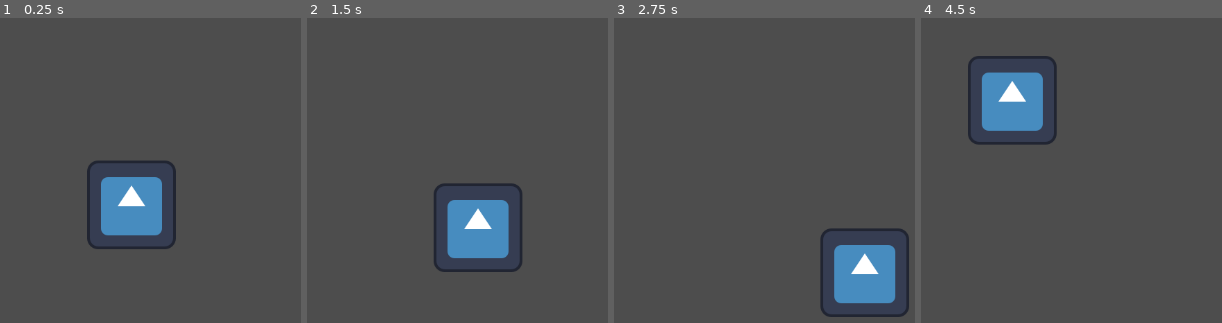
Above: before the commit, frames 1-4 (left to right).
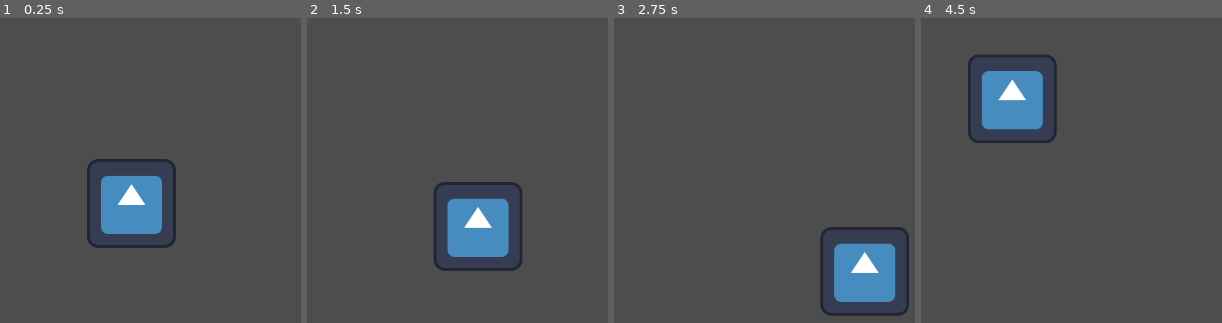
Above: after the commit, the same moments.

Repository: icebear-mc/Genesis
Game: Godot game, scene res://scenes/world.tscn
The game is run twice, just before and just after one commit, with the same random seed, the same clock (stepped at 60 frames per second) and the same inputs. The engine's default icon, where the game draws it, is replaced by a stand-in: a white triangle on a blue panel in a dark square.
Inputs (mouse positions are in pixels of both pictures, inside the frame that each line leads up to):
- Up to frame 1 (0.25 s): no input
- Up to frame 2 (1.5 s): tap Enter at 0.5 s; move the mouse to (outside the picture) at 0.52 s; click (outside the picture) at 0.67 s; tap Space at 1.25 s; drag from (outside the picture) to (397, 292) at 1.27 s
- Up to frame 3 (2.75 s): tap Enter at 2 s; move the mouse to (824, 103) at 2.02 s; click (824, 103) at 2.17 s
- Up to frame 4 (4.5 s): tap Space at 2.75, 4.25 s; drag from (1011, 292) to (outside the picture) at 2.77 s; tap Enter at 3.5 s; move the mouse to (outside the picture) at 3.52 s; click (outside the picture) at 3.67 s; drag from (outside the picture) to (933, 91) at 4.27 s

The runs differ from the first frame. In frame 1, 0.7% of the frame differs, in the area x 29-58%, y 46-76%; in frame 2, 0.7%; in frame 3, 0.6%; in frame 4, 0.9%, in the area x 15-45%, y 12-42%.

Commit message:
Version Update: Factory Birth
adding a seperate node for the factorys, adding a global script for the variables, adding variable controls for mouse movements

Diff:
--- a/project.godot
+++ b/project.godot
@@ -11,10 +11,14 @@
 [application]
 
 config/name="Genesis"
-config/version="0.0.3"
+config/version="0.1.0"
 run/main_scene="uid://cxwoig5vohwof"
 config/features=PackedStringArray("4.6", "GL Compatibility")
 config/icon="res://assets/icons/icon.svg"
+
+[autoload]
+
+Vars="*uid://crvfafrk7pffb"
 
 [physics]
 
--- /dev/null
+++ b/scenes/factory.tscn
@@ -0,0 +1,10 @@
+[gd_scene format=3 uid="uid://i1llvpr4t60a"]
+
+[ext_resource type="Script" uid="uid://birg1r62jnneh" path="res://scripts/factory.gd" id="1_lmr8u"]
+[ext_resource type="Texture2D" uid="uid://c8clireu31ku4" path="res://assets/icons/icon.svg" id="2_1adwy"]
+
+[node name="Factory" type="Node2D" unique_id=1785093742]
+script = ExtResource("1_lmr8u")
+
+[node name="Icon" type="Sprite2D" parent="." unique_id=263640437]
+texture = ExtResource("2_1adwy")
--- a/scenes/world.tscn
+++ b/scenes/world.tscn
@@ -1,13 +1,11 @@
 [gd_scene format=3 uid="uid://cxwoig5vohwof"]
 
 [ext_resource type="Script" uid="uid://bc322lg8cao7v" path="res://scripts/camera.gd" id="1_nnsk1"]
-[ext_resource type="Texture2D" uid="uid://c8clireu31ku4" path="res://assets/icons/icon.svg" id="2_rwgxs"]
+[ext_resource type="PackedScene" uid="uid://i1llvpr4t60a" path="res://scenes/factory.tscn" id="2_rwgxs"]
 
-[node name="Node2D" type="Node2D" unique_id=1580335908]
+[node name="World" type="Node2D" unique_id=1580335908]
 
-[node name="Camera2D" type="Camera2D" parent="." unique_id=550772349]
+[node name="Camera" type="Camera2D" parent="." unique_id=550772349]
 script = ExtResource("1_nnsk1")
 
-[node name="Icon" type="Sprite2D" parent="." unique_id=1665757703]
-position = Vector2(0, 2)
-texture = ExtResource("2_rwgxs")
+[node name="Factory" parent="." unique_id=1785093742 instance=ExtResource("2_rwgxs")]
--- a/scripts/camera.gd
+++ b/scripts/camera.gd
@@ -1,14 +1,25 @@
 extends Camera2D
 
 var dragging := false
+var drag_controller
+
+enum MouseControls {
+	left_button = MOUSE_BUTTON_LEFT,
+	right_button = MOUSE_BUTTON_RIGHT
+}
 
 @export var zoom_speed := 0.08
 @export var min_zoom := 0.4
 @export var max_zoom := 3.0
+@export var controls : MouseControls = MouseControls.left_button
+
+
+func _ready() -> void:
+	print(Vars.test)
 
 func _unhandled_input(event):
 	if event is InputEventMouseButton:
-		if event.button_index == MOUSE_BUTTON_LEFT:
+		if event.button_index == controls:
 			dragging = event.pressed
 
 		if event.button_index == MOUSE_BUTTON_WHEEL_DOWN:
--- /dev/null
+++ b/scripts/factory.gd
@@ -0,0 +1 @@
+extends Node2D
--- /dev/null
+++ b/scripts/globals/global_var.gd
@@ -0,0 +1,3 @@
+extends Node
+
+var test : String = "0"
Not shown, added: scripts/factory.gd.uid
Not shown, added: scripts/globals/global_var.gd.uid
